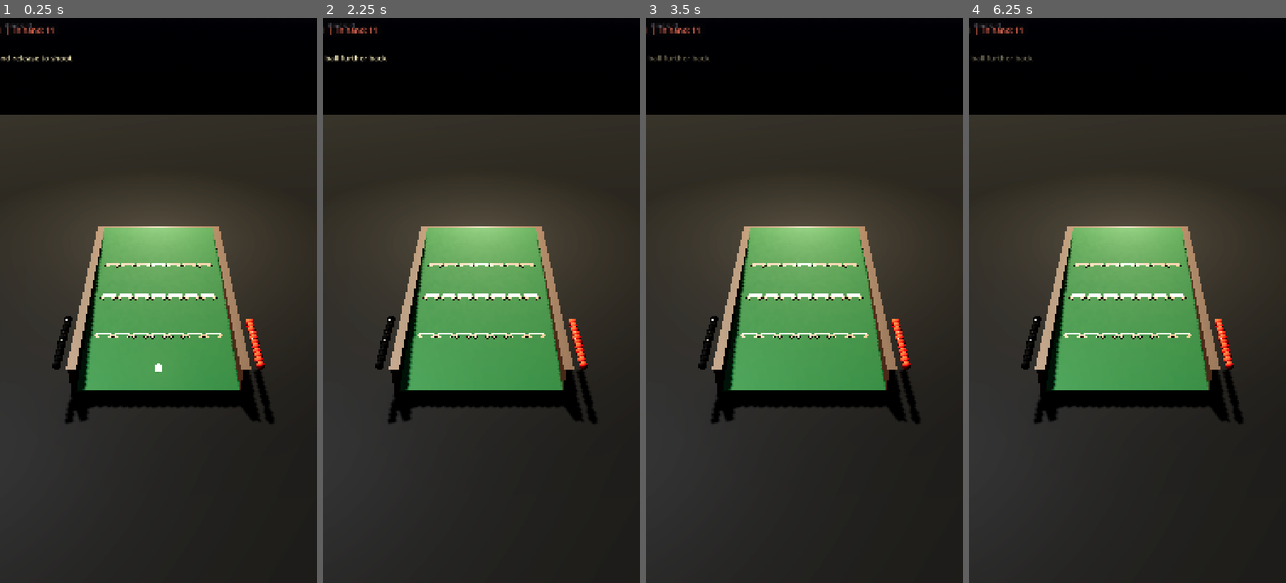
Above: before the commit, frames 1-4 (left to right).
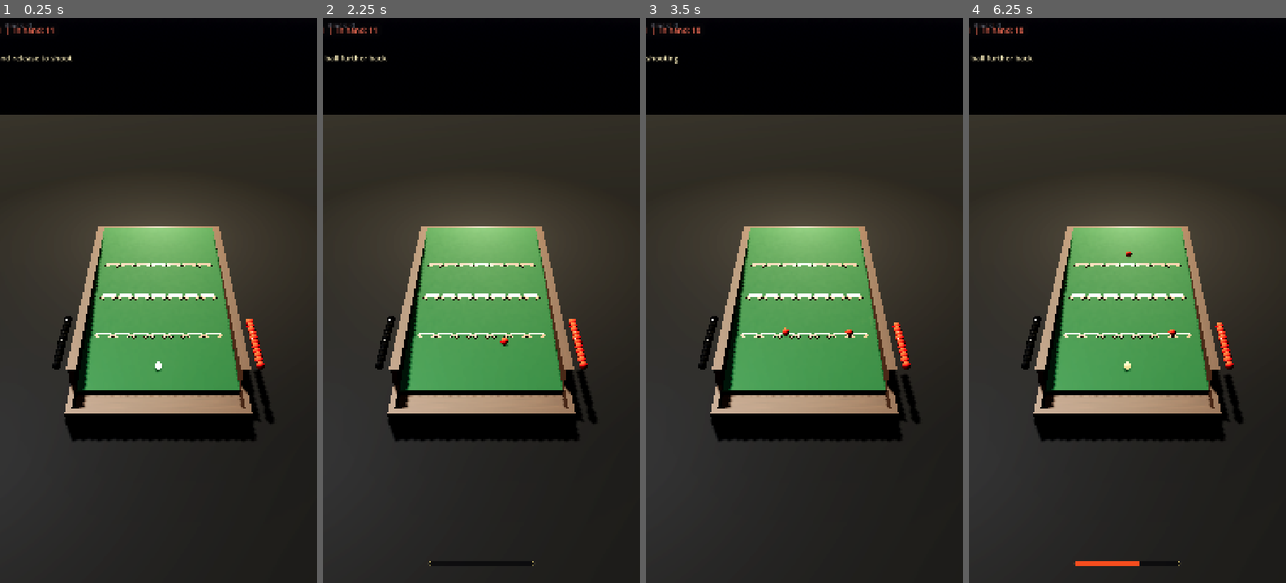
Above: after the commit, the same moments.

Repository: melodiousNinja/LunarTilt
Game: Godot game, scene res://scenes/main.tscn
The game is run twice, just before and just after one commit, with the same random seed, the same clock (stepped at 60 frames per second) and the same inputs.
Inputs (mouse positions are in pixels of both pictures, inside the frame that each line leads up to):
- Up to frame 1 (0.25 s): no input
- Up to frame 2 (2.25 s): tap Enter at 0.5 s; move the mouse to (551, 272) at 0.52 s; click (551, 272) at 0.67 s; tap Space at 1.25 s; drag from (418, 328) to (465, 413) at 1.27 s; move the mouse to (513, 176) at 2.02 s; click (513, 176) at 2.17 s
- Up to frame 3 (3.5 s): tap Enter at 2.75 s; drag from (788, 413) to (709, 215) at 2.77 s
- Up to frame 4 (6.25 s): move the mouse to (1222, 385) at 3.52 s; click (1222, 385) at 3.67 s; tap Space at 4.25 s; drag from (1032, 215) to (1079, 159) at 4.27 s; move the mouse to (1143, 300) at 5.02 s; click (1143, 300) at 5.17 s; tap Enter at 5.75 s; drag from (1079, 159) to (1064, 328) at 5.77 s

The runs differ from the first frame. In frame 1, 4.5% of the frame differs, in the area x 20-81%, y 60-75%; in frame 2, 4.5%; in frame 3, 4.7%; in frame 4, 4.9%, in the area x 1-83%, y 1-97%.

Commit message:
fix: invisible-ball root cause - no tray existed; balls rolled back off the front edge and void-fell (device: served ball fell 92m mid-aim). Built the front tray + return zone, serve is a frozen marker, launch spawns a fresh live ball with velocity on frame one. 154 tests green

Diff:
--- a/scripts/game/main.gd
+++ b/scripts/game/main.gd
@@ -116,24 +116,24 @@
 	active_ball.is_active = false
 	_resolve_elapsed = 0.0
 	var power := clampf(len * SLING_K, MIN_POWER, GUTTER_POWER_LIMIT)
-	# FIX: ball ALWAYS launches up-table (+Z). Drag distance = power; horizontal
-	# drag = aim angle. Pull down OR flick up both fire up the slope, so a shot
-	# can never fire backward into the tray (old sign logic did).
+	# Ball ALWAYS launches up-table (+Z). Drag distance = power; horizontal
+	# drag = aim angle. Pull down OR flick up both fire up the slope.
 	var lateral := clampf(pull.x / maxf(len, 0.001), -0.85, 0.85)
 	var angle := asin(lateral)
 	var dir := Vector3(sin(angle), 0.0, cos(angle)).normalized()
-	# CRITICAL FIX (live-proven on device): a served ball comes to rest on the
-	# slope and Jolt puts it to SLEEP within ~1 s. Assigning linear_velocity on
-	# a sleeping RigidBody3D is silently ignored - shots did literally nothing.
-	# Wake the body first, then apply the shot as an impulse (impulse wakes
-	# bodies; direct velocity assignment does not). impulse = m * dv, so with
-	# the ball at rest the result is exactly linear_velocity = dir * power.
-	print("SCB release len=%.0f power=%.2f angle=%.2f was_sleeping=%s" % [len, power, angle, active_ball.sleeping])
-	active_ball.sleeping = false
-	active_ball.apply_central_impulse(dir * power * active_ball.mass)
+	# LIVE-PROVEN (2026-09 device): the served ball is a FROZEN MARKER (a live
+	# ball creeps back down the slope while the player aims and falls into the
+	# void). The shot replaces the marker with a FRESH live ball at the exact
+	# same transform, velocity on its first frame - the pattern test A proves.
+	print("SCB release len=%.0f power=%.2f angle=%.2f marker=%s" % [
+		len, power, angle, active_ball.freeze])
+	var launched := world.launch_hand_ball(active_ball, dir * power)
+	if launched == null:
+		print("SCB LAUNCH FAILED - marker invalid")
+		active_ball = null
+		return
+	active_ball = launched
 	print("SCB LAUNCH v=%s pos=%s" % [active_ball.linear_velocity, active_ball.position])
-	world.track_live(active_ball)
-	active_ball = null
 	pending_resolve = true
 	_fov_punch = 0.8
 
--- a/scripts/game/table_world.gd
+++ b/scripts/game/table_world.gd
@@ -257,6 +257,14 @@
 	# --- Rail caps (shelves that carry the hand-ball racks) ---
 	add_child(_rail_cap(-1.0))
 	add_child(_rail_cap(1.0))
+
+	# --- Front tray (the Returned-Ball rule needs a place to land!) ---
+	# LIVE-PROVEN (2026-09 device + bisect): _tray_zone/_tray_floor were
+	# declared but NEVER built, so every ball that rolled back off the player
+	# end free-fell into the void. The served ball also creeps back down the
+	# slope while the player aims and vanishes the same way - the "invisible
+	# ball" report. The tray gives returned balls a physical home.
+	_build_tray()
 
 	# --- Scoring pockets: the star-edged troughs (THE table fix) ---
 	_build_pockets(wood_mat)
@@ -325,6 +333,52 @@
 				tooth.position = Vector3(hx + side * (0.055), sy + (0.007), cz - SLOT_W * (0.40))
 				tooth.rotation.y = -side * (0.85)
 				add_child(tooth)
+## The player-end tray: returned balls land here and are re-racked.
+## Floor top at y=-0.13 (the height test A's comment always assumed), walls
+## on all open sides so a returned ball rests instead of escaping.
+func _build_tray() -> void:
+	var wood_mat := _wood_material()
+	var bodies := [
+		# floor: x -0.64..0.64, top at -0.13, z -0.26..0.0
+		{"size": Vector3(1.28, 0.04, 0.26), "pos": Vector3(0.0, -0.15, -0.13)},
+		# front wall (player side)
+		{"size": Vector3(1.28, 0.12, 0.04), "pos": Vector3(0.0, -0.09, -0.24)},
+		# side walls
+		{"size": Vector3(0.04, 0.12, 0.26), "pos": Vector3(-0.62, -0.09, -0.13)},
+		{"size": Vector3(0.04, 0.12, 0.26), "pos": Vector3(0.62, -0.09, -0.13)},
+	]
+	for r in bodies:
+		var st := StaticBody3D.new()
+		var cs := CollisionShape3D.new()
+		var rb := BoxShape3D.new()
+		rb.size = r.size
+		cs.shape = rb
+		st.add_child(cs)
+		st.position = r.pos
+		st.collision_layer = 1
+		st.collision_mask = 2
+		add_child(st)
+		var mi := MeshInstance3D.new()
+		var bm := BoxMesh.new()
+		bm.size = r.size
+		mi.mesh = bm
+		mi.material_override = wood_mat
+		mi.position = r.pos
+		add_child(mi)
+	# Return-detection zone hovering over the tray floor.
+	_tray_zone = Area3D.new()
+	var zs := CollisionShape3D.new()
+	var zb := BoxShape3D.new()
+	zb.size = Vector3(1.2, 0.10, 0.22)
+	zs.shape = zb
+	_tray_zone.add_child(zs)
+	_tray_zone.position = Vector3(0.0, -0.10, -0.13)
+	_tray_zone.collision_layer = 0
+	_tray_zone.collision_mask = 2
+	_tray_zone.monitoring = true
+	add_child(_tray_zone)
+
+
 func _physics_process(_delta: float) -> void:
 	if _tracked.size() == 0:
 		return
@@ -336,6 +390,12 @@
 			continue
 		var bb := b as SCBBall
 		if bb.freeze:
+			continue
+		# Out-of-world guard: a ball that escaped the board (tunneled, knocked
+		# over a rail) resolves INSTANTLY as a returned ball instead of hanging
+		# the shot until the flush delay.
+		if bb.position.y < -0.5 or absf(bb.position.x) > 3.0 or bb.position.z > 3.5:
+			_resolve_ball(t)
 			continue
 		var spd := bb.linear_velocity.length()
 		if spd > SLOT_CAPTURE_SPEED:
@@ -458,17 +518,45 @@
 	b.rotation = Vector3.ZERO
 
 
-## Unfreezes and returns an in-hand ball placed at the launch point.
+## Serves an in-hand ball as a FROZEN MARKER at the launch point.
+## LIVE-PROVEN (2026-09 device telemetry + headless bisect): a LIVE ball at
+## the launch spot creeps back down the 5-degree slope while the player aims,
+## rolls off the board's front edge (there was no tray), and free-falls into
+## the void - the "invisible ball" that every shot then fired at (y -15 m and
+## -92 m at release). The marker cannot move; launch_hand_ball turns it into
+## a fresh live ball at the exact same transform at release time.
 func take_hand_ball(color: String) -> SCBBall:
 	if hand_balls[color].is_empty():
 		return null
-	var b: SCBBall = hand_balls[color].pop_back()
-	b.freeze = false
-	b.collision_layer = 2
-	b.collision_mask = 3
-	b.sleeping = false  # serve awake - a sleeping ball ignores launch impulses
-	b.linear_velocity = Vector3.ZERO
-	b.angular_velocity = Vector3.ZERO
+	var pooled: SCBBall = hand_balls[color].pop_back()
+	if pooled != null and is_instance_valid(pooled):
+		pooled.queue_free()
+	var b := SCBBall.create(color)
+	b.freeze = true          # display marker - cannot creep, cannot fall
+	b.collision_layer = 0
+	b.collision_mask = 0
+	# TRANSFORM BEFORE add_child (Jolt must register it at the launch spot).
 	b.position = Vector3(0.0, ball_rest_y(0.0, LAUNCH_Z), LAUNCH_Z)
 	b.rotation = Vector3.ZERO
+	add_child(b)
+	print("SCB serve %s marker at %s" % [color, b.position])
 	return b
+
+
+## Fires the shot: replaces the frozen marker with a FRESH live ball at the
+## same transform and gives it its velocity on the very first frame (the
+## pattern test A proves safe). Returns the live ball, already tracked by
+## the settle-detector. A fresh body never carries stale physics state.
+func launch_hand_ball(marker: SCBBall, velocity: Vector3) -> SCBBall:
+	if marker == null or not is_instance_valid(marker):
+		return null
+	var pos: Vector3 = marker.position
+	marker.queue_free()
+	var b := SCBBall.create(marker.color)
+	b.position = pos
+	add_child(b)
+	b.linear_velocity = velocity
+	b.angular_velocity = Vector3.ZERO
+	track_live(b)
+	print("SCB launch fresh at %s v=%s" % [pos, velocity])
+	return b
--- /dev/null
+++ b/tests/bisect_z.gd
@@ -0,0 +1,34 @@
+extends SceneTree
+## Bisect: at which Z does a freshly-dropped ball tunnel through the board?
+## Run: godot --headless --path . --script res://tests/bisect_z.gd
+
+const WorldScript := preload("res://scripts/game/table_world.gd")
+
+
+func _initialize() -> void:
+	_run()
+
+
+func _run() -> void:
+	var world: TableWorld = WorldScript.new()
+	root.add_child(world)
+	for i in 30:
+		await physics_frame
+	print("BISECT board_pos=%s rot=%.4f surface(0.22)=%.4f surface(0.35)=%.4f" % [
+		world.board.position, world.board.rotation.x,
+		world.surface_y_static(0.0, 0.22), world.surface_y_static(0.0, 0.35)])
+	for z in [0.10, 0.22, 0.28, 0.32, 0.35, 0.50, 0.62]:
+		var b := SCBBall.create("red")
+		b.position = Vector3(0.0, world.ball_rest_y(0.0, z) + 0.008 + SCBBall.RADIUS_M, z)
+		root.add_child(b)
+		var min_y: float = b.position.y
+		for i in 150:
+			await physics_frame
+			min_y = minf(min_y, b.position.y)
+		print("BISECT z=%.2f start_y=%.4f min_y=%.4f end=%s fell=%s" % [
+			z, world.ball_rest_y(0.0, z) + 0.038, min_y, b.position, str(min_y < -0.5)])
+		b.queue_free()
+		for i in 5:
+			await physics_frame
+	print("BISECT_DONE")
+	quit(0)
--- a/tests/test_physics.gd
+++ b/tests/test_physics.gd
@@ -67,34 +67,25 @@
 	for i in 5:
 		await physics_frame
 
-	# --- C. SLEEPING-BALL LAUNCH (live-device regression, 2026-09 seq2) ---
-	# A served ball rests on the slope and Jolt puts it to sleep within ~1 s.
-	# Assigning linear_velocity on a sleeping body is silently ignored, so
-	# every pull-and-release did literally nothing on the phone. main.gd now
-	# wakes the ball and applies the shot as an impulse.
-	var bug_ball := SCBBall.create("red")
-	root.add_child(bug_ball)
-	bug_ball.position = Vector3(0.0, world.ball_rest_y(0.0, world.LAUNCH_Z), world.LAUNCH_Z)
-	bug_ball.linear_velocity = Vector3.ZERO
-	for i in 10:
+	# --- C. AIM-CREEP (live-device regression, 2026-09 telemetry) ---
+	# The served ball used to be LIVE at the launch spot: on the 5-degree
+	# slope it crept back while the player aimed, rolled off the front edge
+	# (there was NO tray), and free-fell into the void - the "invisible ball".
+	# The serve is now a FROZEN MARKER and the tray exists.
+	world.spawn_hand_ball("red")  # stock the rack (a fresh match state)
+	var marker := world.take_hand_ball("red")
+	_expect(marker != null, "serve returns a marker ball")
+	_expect(marker.freeze, "served ball is a frozen marker (cannot creep)")
+	var pre_bug: Vector3 = marker.position
+	for i in 150:
 		await physics_frame
-	bug_ball.sleeping = true
-	for i in 5:
-		await physics_frame
-	_expect(bug_ball.sleeping, "served ball can be in the slept state (precondition)")
-	var pre_bug := bug_ball.position
-	bug_ball.linear_velocity = Vector3(0.0, 0.0, 1.5)  # the OLD broken launch path
-	for i in 30:
-		await physics_frame
-	var drift_bug: float = (bug_ball.position - pre_bug).length()
-	print("SLEEP_TEST velocity-only drift=%.4f still_sleeping=%s" % [drift_bug, bug_ball.sleeping])
-	# ENGINE TRUTH (4.7.2 + Jolt, measured 2026-09-04): velocity assignment DOES
-	# wake and move a slept body in headless physics (drift 0.44 m). We assert
-	# that so any future engine regression here is caught; the device-side
-	# dead-launch therefore needs on-device logcat evidence, not this theory.
-	_expect(drift_bug > 0.3,
-		"velocity assignment launches even a sleeping ball on this engine (drift %.4f)" % drift_bug)
-	bug_ball.queue_free()
+	var creep: float = (marker.position - pre_bug).length()
+	print("AIM_CREEP drift=%.5f tray=%s" % [creep, world._tray_zone != null])
+	_expect(creep < 0.001,
+		"marker does not move during a 2.5 s aim window (drift %.4f)" % creep)
+	_expect(world._tray_zone != null,
+		"front tray exists so returned balls land, not void-fall")
+	marker.queue_free()
 	for i in 5:
 		await physics_frame
 
@@ -122,6 +113,33 @@
 	for i in 5:
 		await physics_frame
 
+	# --- D. LAUNCH + RETURN-TO-TRAY (live-device regression, 2026-09) ---
+	# The full shot cycle that was broken on device: serve marker -> launch a
+	# fresh live ball -> ball rides up, rolls back (Returned-Ball rule) and
+	# must land in the TRAY and be re-racked - never void-fall again.
+	world.spawn_hand_ball("red")
+	var m := world.take_hand_ball("red")
+	_expect(m != null, "serve returns a marker ball")
+	var live := world.launch_hand_ball(m, Vector3(0.0, 0.0, 2.0))
+	_expect(live != null and not live.freeze, "launch produces a live ball")
+	var d_min_y := 1.0
+	for i in 420:
+		await physics_frame
+		if is_instance_valid(live):
+			d_min_y = minf(d_min_y, live.position.y)
+	print("LAUNCH_TEST min_y=%.4f end_valid=%s rack=%d" % [
+		d_min_y, is_instance_valid(live), (world.hand_balls["red"] as Array).size()])
+	_expect(d_min_y > -0.30,
+		"launched ball lands in the tray, never the void (min y %.3f)" % d_min_y)
+	_expect(not is_instance_valid(live) or live.freeze,
+		"ball resolved (returned and re-racked or captured)")
+	# Second serve cycle from the re-racked pool (was 15 m / 92 m void on device).
+	var m2 := world.take_hand_ball("red")
+	_expect(m2 != null, "second serve from re-racked pool works")
+	m2.queue_free()
+	for i in 5:
+		await physics_frame
+
 	print("PHYSICS_TEST total=%d failures=%d" % [_total, _failures])
 	if _failures == 0:
 		print("ALL TESTS PASSED")
